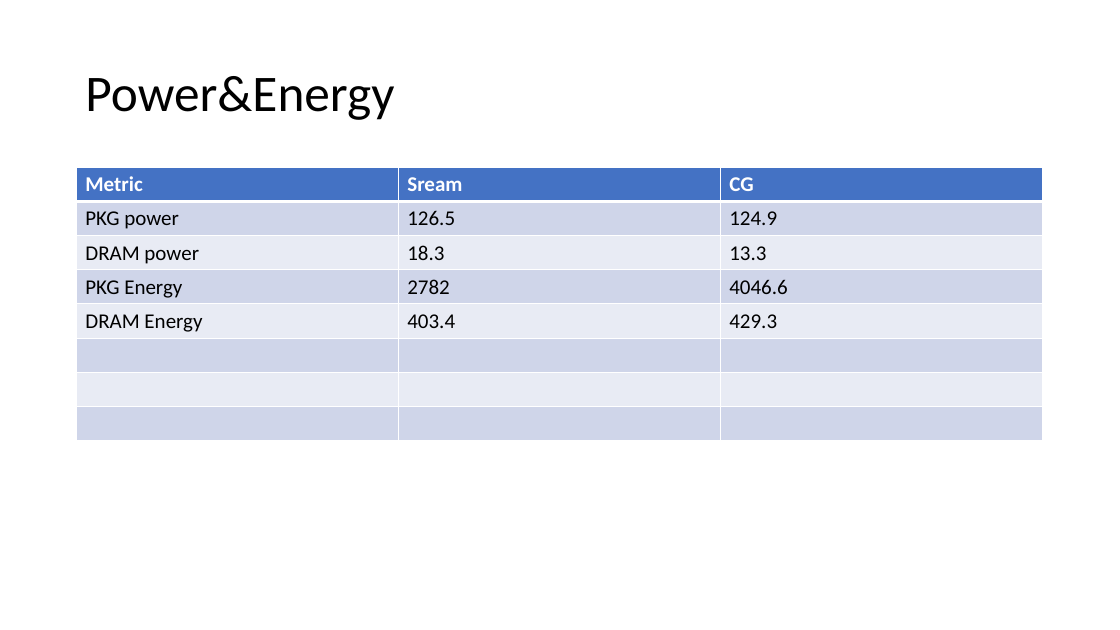
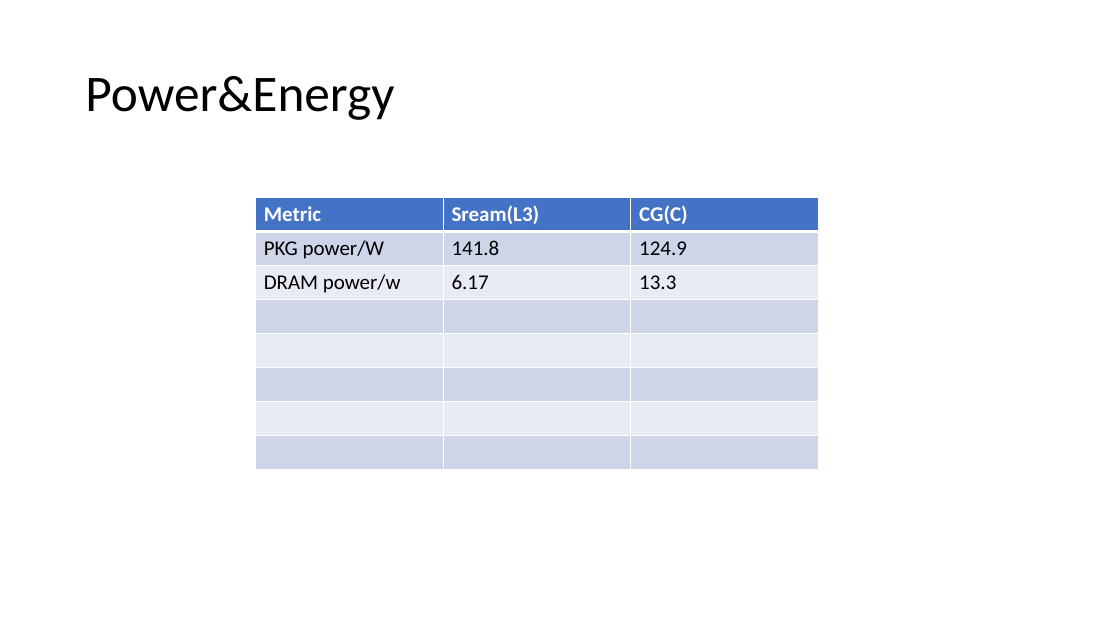
Before and after one commit to BerlinBear997/BA_roofline, a slide deck: slide 9 of Stream vs CG.pptx (slide 3 before the commit). Drawn at 1120x630 pixels with LibreOffice and Linux fonts; fonts in the diff are those of the drawing. Boxes give left, top, right and bottom in pixels: in the first picture for what was removed or moved away, otherwise in the second. Text is boxed around its words. In the diff, an @@ line names an element or a change of style, - is before the commit and + after.

```diff
--- a/Stream vs CG.pptx
+++ b/Stream vs CG.pptx
@@ table at [255,197,818,466] @@
-row 1: Metric | Sream | CG
-row 2: PKG power | 126.5 | 124.9
-row 3: DRAM power | 18.3 | 13.3
-row 4: PKG Energy | 2782 | 4046.6
-row 5: DRAM Energy | 403.4 | 429.3
+row 1: Metric | Sream(L3) | CG(C)
+row 2: PKG power/W | 141.8 | 124.9
+row 3: DRAM power/w | 6.17 | 13.3
+row 7:  |  | 
+row 8:  |  | 
@@ table: place and size @@
-table at [77,168,1043,440]
+table at [255,197,818,466]
```
Also in this commit, not shown: 1 other slide changed, 8 slides added, 1 slide removed, 3 other files.
